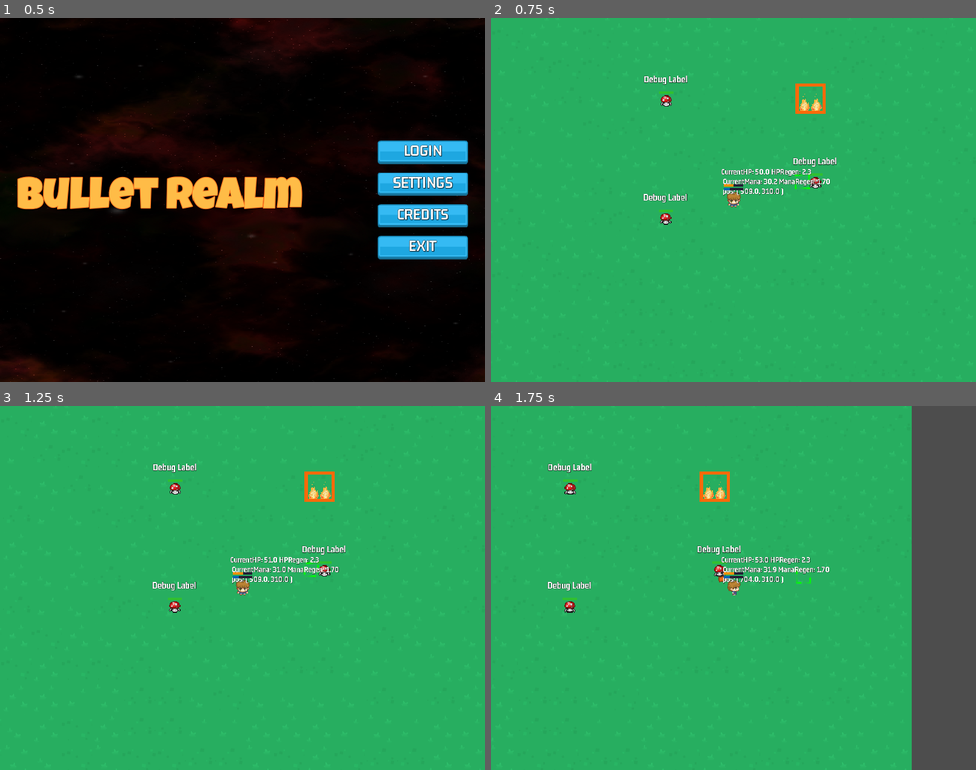
Above: before the commit, frames 1-4 (two rows, left to right).
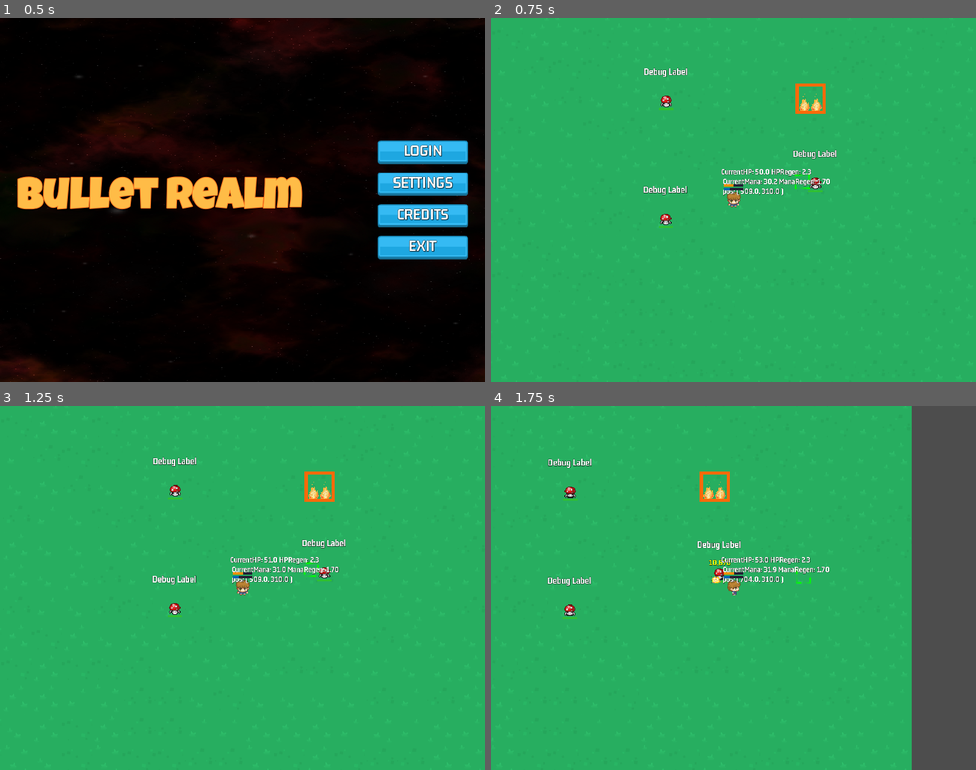
Above: after the commit, the same moments.

Repository: HelloImKevo/GodotGames
Game: Godot game, scene res://main_login/main_login.tscn
Two runs of this game, one before a commit and one after it. Both use one fixed random seed, a clock stepped at 60 frames per second and the inputs below.
Inputs (mouse positions are in pixels of both pictures, inside the frame that each line leads up to):
- Up to frame 1 (0.5 s): no input
- Up to frame 2 (0.75 s): click "LOGIN" at 0.5 s
- Up to frame 3 (1.25 s): no input
- Up to frame 4 (1.75 s): move the mouse to (840, 569) at 1.27 s; hold D (move_right) from 1.28 s (still down); click (840, 569) at 1.42 s

Frame 1 is identical in both runs. In frame 2, 1.0% of the frame differs, in the area x 31-72%, y 13-58%; in frame 3, 1.0%, in the area x 31-72%, y 14-58%; in frame 4, 1.0%.

Commit message:
[Bullet] Create floating damage numbers that drift and fade away above Enemies

Diff:
--- a/BulletRealm/attacks/bullet.gd
+++ b/BulletRealm/attacks/bullet.gd
@@ -66,6 +66,9 @@
 	queue_free()
 
 
+## Reminder: Bullets are [Area2D] right now, but they typically interact with
+## physics "Bodies". So bullets should use on_area_entered and objects that can
+## be hit by bullets should use on_area_entered.
 func _on_body_entered(body):
 	if AreaUtils.is_enemy(body):
 		if lifespan_timer != null:
--- a/BulletRealm/enemies/enemy.gd
+++ b/BulletRealm/enemies/enemy.gd
@@ -6,6 +6,8 @@
 
 @onready var player_detect = $PlayerDetect
 @onready var ray_cast = $PlayerDetect/RayCast
+
+@onready var floating_numbers: FloatingNumbers = $FloatingNumbers
 
 var _default_sight_distance: float
 
@@ -31,6 +33,10 @@
 	call_deferred("set_physics_process", true)
 
 
+func _process(delta):
+	position.y += 6.0 * delta
+
+
 func _physics_process(_delta):
 	_raycast_to_player()
 
@@ -52,3 +58,4 @@
 func _on_hitbox_area_entered(area):
 	if AreaUtils.is_player_bullet(area):
 		print("TODO: taking damage from bullet = ", area.get_damage_dealt())
+		floating_numbers.create_random_number()
--- a/BulletRealm/enemies/enemy.tscn
+++ b/BulletRealm/enemies/enemy.tscn
@@ -1,10 +1,11 @@
-[gd_scene load_steps=11 format=3 uid="uid://cexit4oh8b0a0"]
+[gd_scene load_steps=12 format=3 uid="uid://cexit4oh8b0a0"]
 
 [ext_resource type="Script" path="res://enemies/enemy.gd" id="1_k0wji"]
 [ext_resource type="Texture2D" uid="uid://bebtqm4irpvmy" path="res://assets/spritesheets/rpg_critter_small_enemies.png" id="1_m00m3"]
 [ext_resource type="PackedScene" uid="uid://mfmsre4vrt1g" path="res://core/attributes.tscn" id="3_a2eb7"]
 [ext_resource type="LabelSettings" uid="uid://brur7ffhebkw5" path="res://assets/fonts/GM_34_White.tres" id="4_2d3ib"]
 [ext_resource type="PackedScene" uid="uid://8nk1ej5opphj" path="res://gui/resource_bar.tscn" id="5_da4ss"]
+[ext_resource type="PackedScene" uid="uid://xtsjsi0d34l0" path="res://gui/floating_numbers.tscn" id="5_prui4"]
 
 [sub_resource type="CircleShape2D" id="CircleShape2D_wu4hb"]
 radius = 9.0
@@ -81,18 +82,21 @@
 
 [node name="DebugLabel" type="Label" parent="."]
 offset_left = -48.0
-offset_top = -57.0
+offset_top = -74.0
 offset_right = 108.0
-offset_bottom = -19.0
+offset_bottom = -36.0
 scale = Vector2(0.6, 0.6)
 text = "Debug Label"
 label_settings = ExtResource("4_2d3ib")
 
+[node name="FloatingNumbers" parent="." instance=ExtResource("5_prui4")]
+position = Vector2(0, -21)
+
 [node name="HealthBar" parent="." instance=ExtResource("5_da4ss")]
 offset_left = -15.0
-offset_top = -20.0
+offset_top = 14.0
 offset_right = 15.0
-offset_bottom = -15.0
+offset_bottom = 18.0
 
 [node name="Hitbox" type="Area2D" parent="."]
 collision_layer = 2
--- /dev/null
+++ b/BulletRealm/gui/floating_number.gd
@@ -0,0 +1,55 @@
+class_name FloatingNumber
+extends Node2D
+
+
+enum Style { NORMAL, CRITICAL, HEALING }
+
+## Text displayed in the floating number label.
+@export var display_text: String
+## Determines color of text.
+@export var style: Style
+## How fast the text will drift.
+@export var drift_speed: float
+
+@onready var text_label = $TextLabel
+@onready var fade_delay_timer = $FadeDelayTimer
+
+## Quick fade animation played before the text is destroyed with [queue_free].
+var _fade_away: Tween
+
+
+func init(text: String, s: Style, speed: float):
+	display_text = text
+	style = s
+	drift_speed = speed
+
+
+func _ready():
+	text_label.text = display_text
+	match style:
+		Style.NORMAL:
+			text_label.self_modulate = Color.WHITE
+		Style.CRITICAL:
+			text_label.self_modulate = Color.YELLOW
+		Style.HEALING:
+			text_label.self_modulate = Color.LIME_GREEN
+
+
+func _process(delta):
+	# Drift upwards.
+	position.y -= drift_speed * delta
+
+
+## Invoked after the text has been drifting briefly. Then we want the text to
+## quickly fade out, and then this entity will be destroyed.
+func _on_fade_delay_timer_timeout():
+	_fade_away = TweenUtils.tween_fade_away(text_label, 0.3)
+	_fade_away.connect("finished", _on_fade_away_finished)
+
+
+func _on_fade_away_finished() -> void:
+	if _fade_away != null:
+		_fade_away.kill()
+
+	set_process(false)
+	queue_free()
--- /dev/null
+++ b/BulletRealm/gui/floating_number.tscn
@@ -0,0 +1,26 @@
+[gd_scene load_steps=3 format=3 uid="uid://bshu8afp5lou5"]
+
+[ext_resource type="LabelSettings" uid="uid://brur7ffhebkw5" path="res://assets/fonts/GM_34_White.tres" id="1_d65n8"]
+[ext_resource type="Script" path="res://gui/floating_number.gd" id="2_l0eq2"]
+
+[node name="FloatingNumber" type="Node2D"]
+script = ExtResource("2_l0eq2")
+
+[node name="TextLabel" type="Label" parent="."]
+offset_left = -34.0
+offset_top = -10.0
+offset_right = 104.0
+offset_bottom = 28.0
+scale = Vector2(0.5, 0.5)
+size_flags_horizontal = 4
+text = "9,999,999"
+label_settings = ExtResource("1_d65n8")
+horizontal_alignment = 1
+vertical_alignment = 1
+
+[node name="FadeDelayTimer" type="Timer" parent="."]
+wait_time = 0.4
+one_shot = true
+autostart = true
+
+[connection signal="timeout" from="FadeDelayTimer" to="." method="_on_fade_delay_timer_timeout"]
--- /dev/null
+++ b/BulletRealm/gui/floating_numbers.gd
@@ -0,0 +1,23 @@
+class_name FloatingNumbers
+extends Node2D
+
+
+# TODO: I added the 'FloatingNumber' child to the scene just for IDE editor
+# purposes - it might hurt game performance and should be removed later.
+
+const FLOATING_TEXT: PackedScene = preload("res://gui/floating_number.tscn")
+
+
+func create_floating_number(value: float, style: FloatingNumber.Style = FloatingNumber.Style.NORMAL):
+	# TODO: Consider a scaling effect based on the amount of numbers being shown,
+	# so as a player attacks faster, the numbers fade more quickly.
+	var floating_text: FloatingNumber = FLOATING_TEXT.instantiate()
+	floating_text.init(TextUtils.format_val_medium(1, value), style, 50.0)
+	add_child(floating_text)
+
+
+## Used for development purposes.
+func create_random_number() -> void:
+	var rand_dmg = randf_range(50.0, 50000.0)
+	var style: FloatingNumber.Style = FloatingNumber.Style.values().pick_random()
+	self.create_floating_number(rand_dmg, style)
--- /dev/null
+++ b/BulletRealm/gui/floating_numbers.tscn
@@ -0,0 +1,9 @@
+[gd_scene load_steps=3 format=3 uid="uid://xtsjsi0d34l0"]
+
+[ext_resource type="Script" path="res://gui/floating_numbers.gd" id="1_78teo"]
+[ext_resource type="PackedScene" uid="uid://bshu8afp5lou5" path="res://gui/floating_number.tscn" id="2_jgfgq"]
+
+[node name="FloatingNumbers" type="Node2D"]
+script = ExtResource("1_78teo")
+
+[node name="FloatingNumber" parent="." instance=ExtResource("2_jgfgq")]
--- /dev/null
+++ b/BulletRealm/utils/text_utils.gd
@@ -0,0 +1,13 @@
+class_name TextUtils
+
+
+## For numbers > 1,000 and < 1,000,000. Credits u/Drillur
+static func format_val_medium(_sign: int, value) -> String:
+	#value = String(_sign * round(value))
+	var text: String = str(_sign * round(value))
+	var output := ""
+	for i in range(0, text.length()):
+		if i != 0 and i % 3 == text.length() % 3:
+			output += ","
+		output += text[i]
+	return output # 342,945
--- a/BulletRealm/utils/tween_utils.gd
+++ b/BulletRealm/utils/tween_utils.gd
@@ -6,9 +6,9 @@
 		tween.kill()
 
 
-static func tween_fade_away(node: Node2D, duration: float) -> Tween:
-	var tween: Tween = node.get_tree().create_tween()
-	tween.tween_property(node, "self_modulate", Color.TRANSPARENT, duration)
+static func tween_fade_away(canvas_item: CanvasItem, duration: float) -> Tween:
+	var tween: Tween = canvas_item.get_tree().create_tween()
+	tween.tween_property(canvas_item, "self_modulate", Color.TRANSPARENT, duration)
 	return tween
 
 
@@ -20,6 +20,12 @@
 	return tween
 
 
+static func tween_move_in_direction(node: Node2D, dir: Vector2) -> Tween:
+	var tween: Tween = node.get_tree().create_tween()
+	tween.tween_property(node, "position.y", dir.y, 1.0)
+	return tween
+
+
 static func tween_rotate_back_and_forth(node: Node2D, tween: Tween, angle: float) -> void:
 	tween.set_loops()
 	tween.tween_property(node, "rotation", deg_to_rad(node.rotation_degrees - angle), 0.3)
